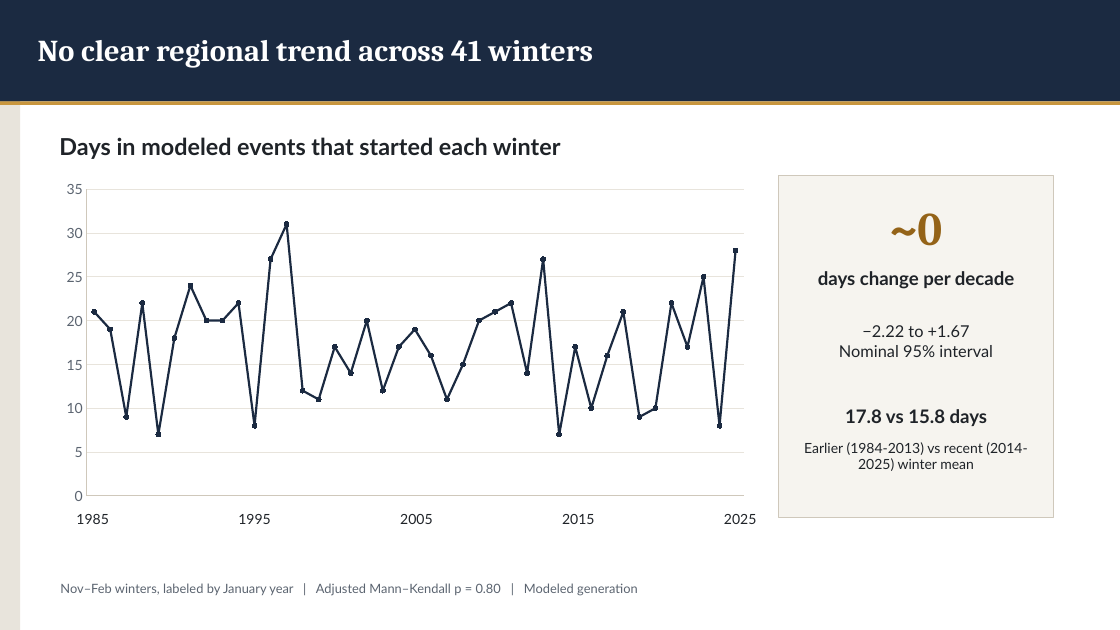
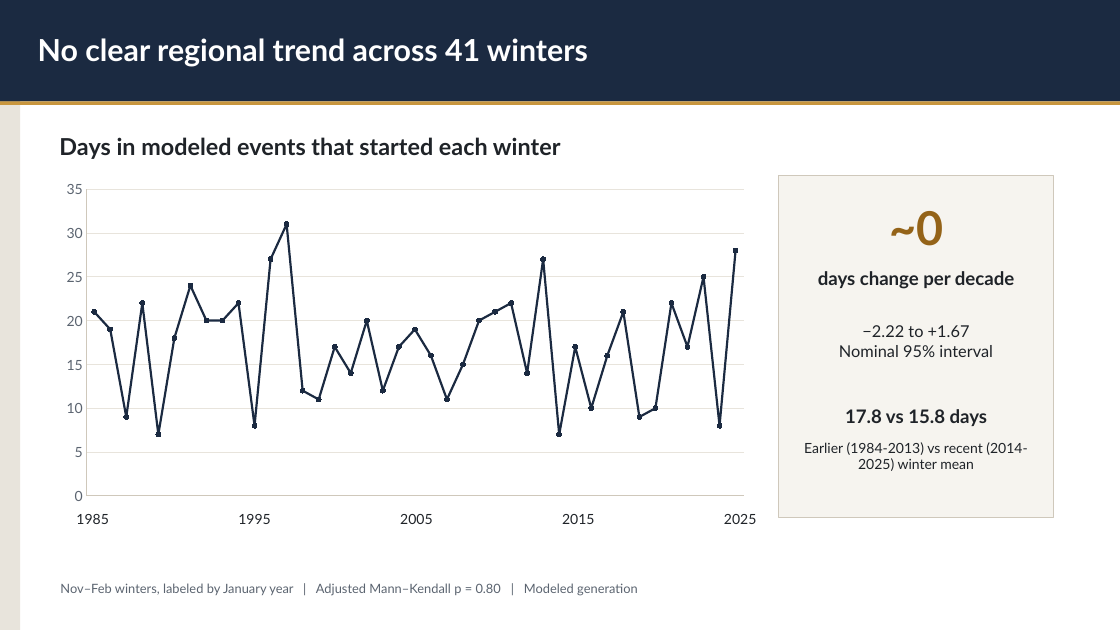
Before and after one commit to asakti47/dunkelflaute-explorer, a slide deck: slide 5 of Dunkelflaute Presentation.pptx. Drawn at 1120x630 pixels with LibreOffice and Linux fonts; fonts in the diff are those of the drawing. Boxes give left, top, right and bottom in pixels: in the first picture for what was removed or moved away, otherwise in the second. Text is boxed around its words. In the diff, an @@ line names an element or a change of style, - is before the commit and + after.

```diff
--- a/Dunkelflaute Presentation.pptx
+++ b/Dunkelflaute Presentation.pptx
@@ text "No clear regional trend across ..." at bbox=[38, 38, 588, 66]: font Cambria to Lato @@
@@ text "~0" at bbox=[889, 211, 943, 246]: font Cambria to Lato @@
```
Also in this commit, not shown: 5 other slides changed.
